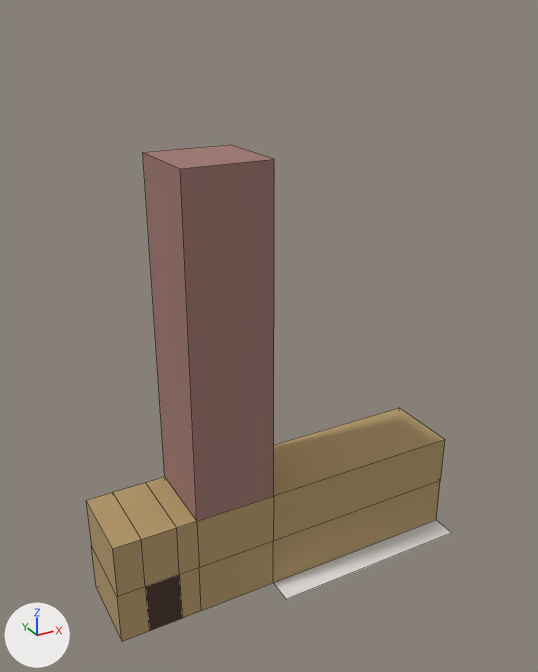
Two versions of the Blender file assets/buildings/monasterio_san_agustin.blend, one commit apart.
Rendered twice from a camera (50 mm lens) standing at (-17.8, -43.0, 40.2) and looking at (5.0, -1.5, 19.4). The axes (+X, +Y, +Z) are drawn at lower left. The lights are the same throughout. The first picture is the older version. Mesh edges are drawn as thin lines.

The older version as bpy lines, for what is in view:
```python
me_plane = bpy.data.meshes.new('Plane')
me_plane.from_pydata(...)  # 42 vertices, 34 faces; spans x -2.0..5.0, y -1.5..0.5, z 0.0..8.0
# faces by material slot: [27, 5, 1, 1]
me_plane.materials.append(mat_sandstone)  # brown #b49a6b
me_plane.materials.append(mat_pink)  # brown #9f7770
me_plane.materials.append(mat_door)  # brown #4a3428
me_plane.materials.append(mat_sidewalk)  # white #e7e7e7
ob_plane = bpy.data.objects.new('Plane', me_plane)
ob_plane.location = (0.0, 0.0, 0.0)
ob_plane.scale = (4.0, 4.0, 4.0)
```
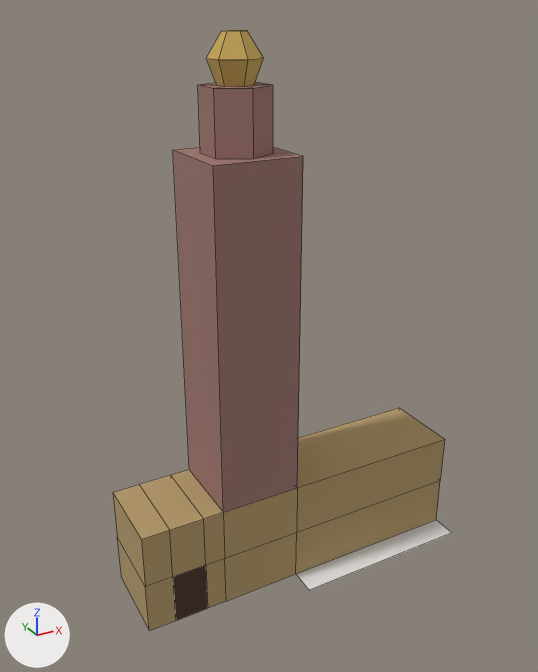
Changed parts and their boxes [x1, y1, x2, y2] in the pictures (538 x 672 px):
'Plane', reshaped (7% narrower)
    before: [86, 144, 452, 641]
    after: [113, 147, 452, 631]
'Circle', added
    after: [198, 30, 273, 159]
    faces in mat_pinky (brown #9f7770): [198, 82, 273, 159]
    faces in mat_gold (yellow #c9a85a): [207, 30, 264, 86]

Patch to the scene script:
```diff
--- a/assets/buildings/monasterio_san_agustin.blend.py
+++ b/assets/buildings/monasterio_san_agustin.blend.py
@@ mat_gold @@
+mat_gold = principled_material('Gold')
+mat_gold.base_color = (0.584, 0.392, 0.102)  # yellow #c9a85a
+mat_gold.roughness = 1.0
@@ mat_pinky @@
+mat_pinky = principled_material('Pinky')
+mat_pinky.base_color = (0.347, 0.184, 0.162)  # brown #9f7770
+mat_pinky.roughness = 1.0
@@ me_plane @@
 # used by ob_plane; location = (0.0, 0.0, 0.0); scale = (4.0, 4.0, 4.0)
-me_plane.from_pydata(...)  # 42 vertices, 34 faces; spans x -2.0..5.0, y -1.5..0.5, z 0.0..8.0
+me_plane.from_pydata(...)  # 42 vertices, 34 faces; spans x -1.5..5.0, y -1.5..0.5, z 0.0..8.0
+# me_plane part 1: all 35 vertices in x -2.0..1.0, y -1.5..0.5, z 0.0..8.0 are moved by (0.5, 0.0, 0.0)
 me_plane.materials.append(mat_sandstone)
@@ me_circle @@
+me_circle.from_pydata(...)  # 30 vertices, 26 faces; spans x -1.95..1.95, y -2.25..2.25, z 0.0..7.0
+# faces by material slot: [13, 13]
+me_circle.materials.append(mat_pinky)  # brown #9f7770
+me_circle.materials.append(mat_gold)  # yellow #c9a85a
@@ ob_circle @@
+ob_circle = bpy.data.objects.new('Circle', me_circle)
+ob_circle.location = (3.0, -1.0, 32.0)
```
